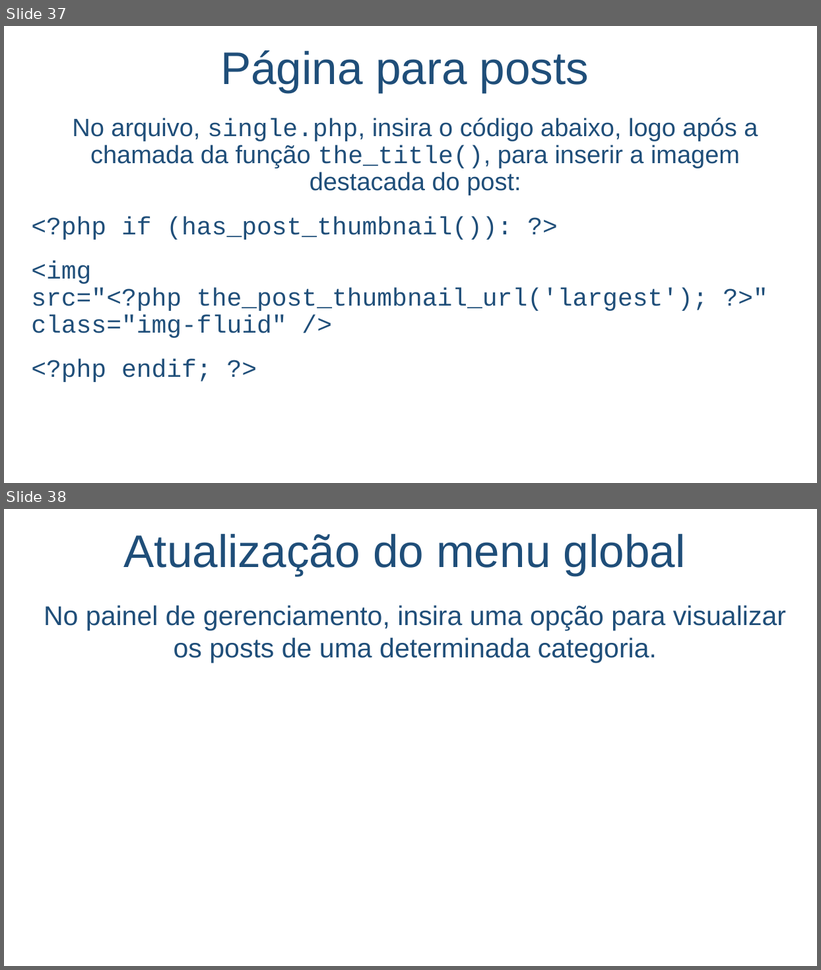
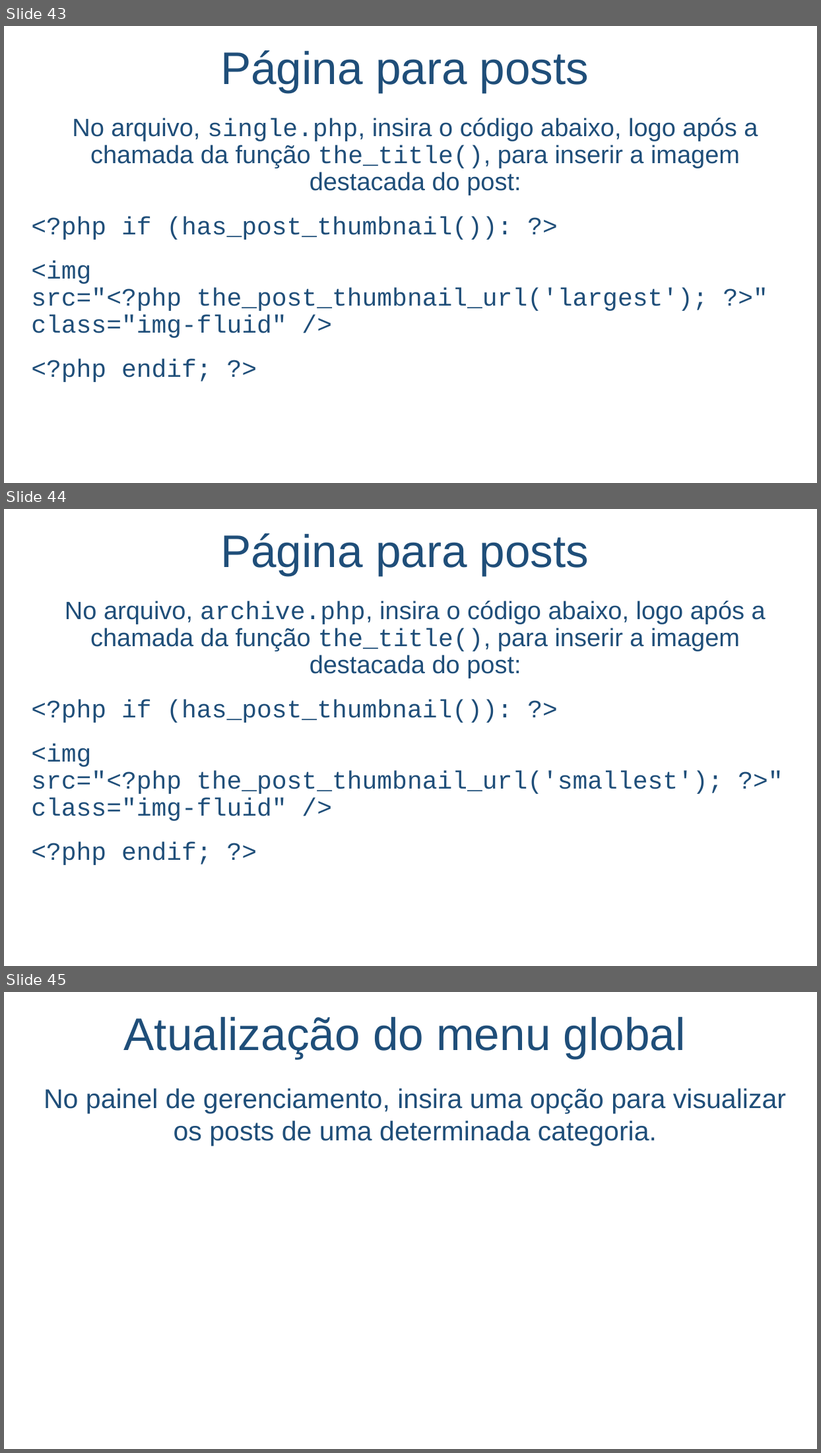
Before and after one commit to salmo-jr/public-slides, a slide deck: wordpress-como-criar-um-novo-tema.pptx. Shown one above the other, each under a label of ours: slides 37 and 38 before the commit, slides 43, 44 and 45 after it. The pictures are 821x970 and 821x1453 pixels, drawn with LibreOffice and Linux fonts; fonts in the diff are those of the drawing; background and template pictures are left out. Boxes give left, top, right and bottom in pixels: in the first picture for what was removed or moved away, otherwise in the second. Text is boxed around its words. In the diff, an @@ line names an element or a change of style, - is before the commit and + after.

```diff
--- a/wordpress-como-criar-um-novo-tema.pptx
+++ b/wordpress-como-criar-um-novo-tema.pptx
@@ slide 44 added at bbox=[4, 509, 817, 966], background picture (left out) @@
@@ title added at bbox=[220, 533, 589, 576], 54 pt, text #1F4E79 @@
+Página para posts
@@ text added at bbox=[31, 601, 766, 865], 29.6 pt, text #1F4E79 @@
+No arquivo, archive.php, insira o código abaixo, logo após a chamada da função the_title(), para inserir a imagem destacada do post:
+<?php if (has_post_thumbnail()): ?>
+<img
+src="<?php the_post_thumbnail_url('smallest'); ?>"
+class="img-fluid" />
+<?php endif; ?>
@@ what was slide 37 is now slide 43 @@
@@ what was slide 38 is now slide 45 @@
```
Also in this commit, not shown: 7 slides changed, 6 other slides added.
